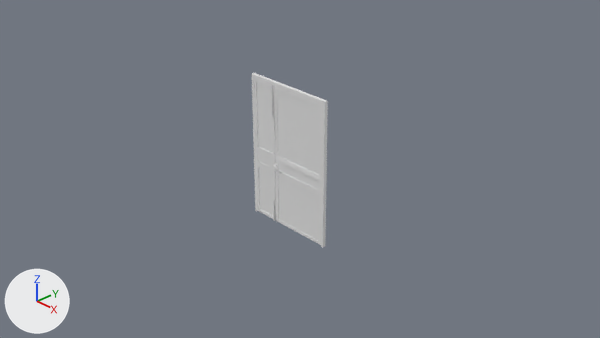
Two versions of the Blender file Puerta de metal modelo 3D.blend, one commit apart.
Before and after are seen from the file's camera 'Camera'. Arrows for +X, +Y and +Z are at lower left; the lights stay in place.

The scene before the commit, as lines of its bpy script (objects in view):
```python
me_cube = bpy.data.meshes.new('Cube')
me_cube.from_pydata(...)  # 91 vertices, 81 faces; spans x -1.0..1.0, y -3.53..1.0, z -1.0..1.0
me_cube.materials.append(mat_material)  # white #e7e7e7
me_cube_001 = bpy.data.meshes.new('Cube.001')
me_cube_001.from_pydata(...)  # 24 vertices, 22 faces; spans x -22.9..0.1, y -0.7..0.6, z -1.0..1.1
me_cube_004 = bpy.data.meshes.new('Cube.004')
me_cube_004.from_pydata(...)  # 72 vertices, 65 faces; spans x -0.88..-0.47, y -0.03..0.03, z -1.06..1.01
ob_marco_de_puerta_tipo_2 = bpy.data.objects.new('Marco de puerta tipo 2', me_cube_001)
ob_marco_de_puerta_tipo_2.location = (3.268, 0.0, 0.0)
ob_marco_de_puerta_tipo_2.scale = (0.284, 0.352, 4.99)
ob_marco_de_puerta_tipo_2.hide_set(True)
ob_puerta_de_metal_2_chica = bpy.data.objects.new('Puerta de metal 2 chica', me_cube_004)
ob_puerta_de_metal_2_chica.location = (0.0, 0.0, 0.0)
ob_puerta_tipo_2 = bpy.data.objects.new('puerta tipo 2', me_cube)
ob_puerta_tipo_2.location = (0.0, 0.0, 0.0)
ob_puerta_tipo_2.scale = (2.96, 0.222, 5.0)
ob_puerta_tipo_2.hide_set(True)
# also in view: 'Marco de la puerta de metal' at (-0.21, 0.0, -0.01); 'Puerta de metal 1' at (0.0, -0.03, -0.03)
```
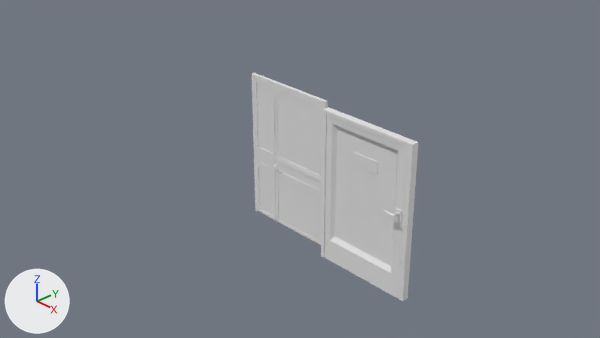
Where the newer file only moved an object's origin or applied its transform, the numbers keep the older frame.

Pixel boxes [x1, y1, x2, y2] of what changed, in the pictures (600 x 338 px):
'puerta tipo 2', shown: after [325, 115, 408, 298]
'Marco de puerta tipo 2', shown: after [321, 107, 418, 301]

Edits to the bpy script that builds the scene:
```text
Change me_cube_001:
    where me_cube_001.from_pydata(...)  # 24 vertices, 22 faces; spans x -22.9..0.1, y -0.7..0.6, z -1.0..1.1
    used by ob_marco_de_puerta_tipo_2; location = (3.268, 0.0, 0.0); scale = (0.284, 0.352, 4.99)
    me_cube_001 part 1: the whole mesh is scaled about its middle by (0.218, 0.22, 0.207), then moved by (4.7, -0.4, 0.0)
Change ob_puerta_tipo_2:
    remove ob_puerta_tipo_2.hide_set(True)
    ob_puerta_tipo_2.location: (0.0, 0.0, 0.0) -> (1.347, -0.15, -0.036)
    ob_puerta_tipo_2.scale: (2.96, 0.222, 5.0) -> (0.646, 0.0488, 1.04)
Change ob_marco_de_puerta_tipo_2:
    remove ob_marco_de_puerta_tipo_2.hide_set(True)
```
